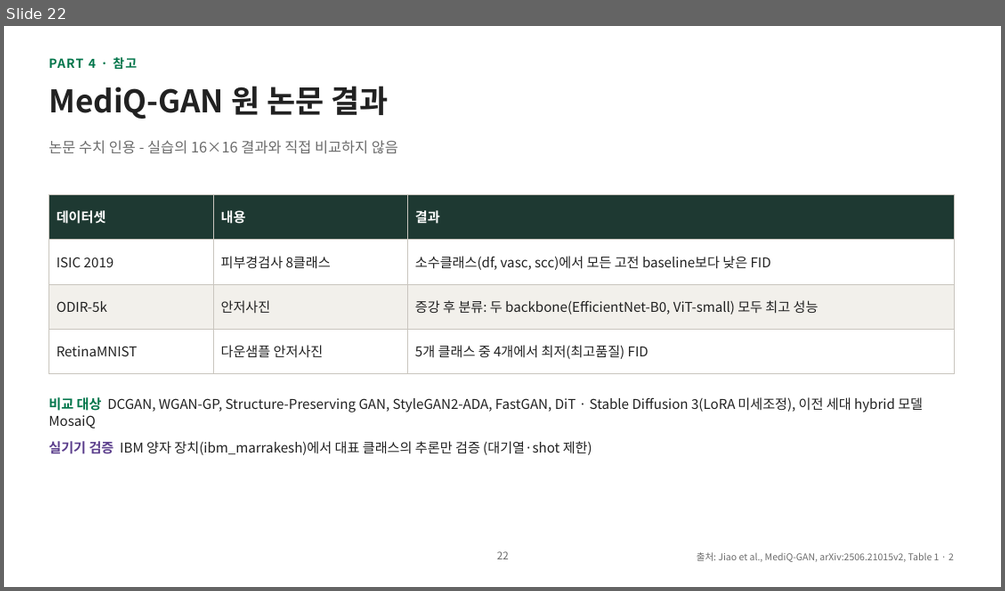
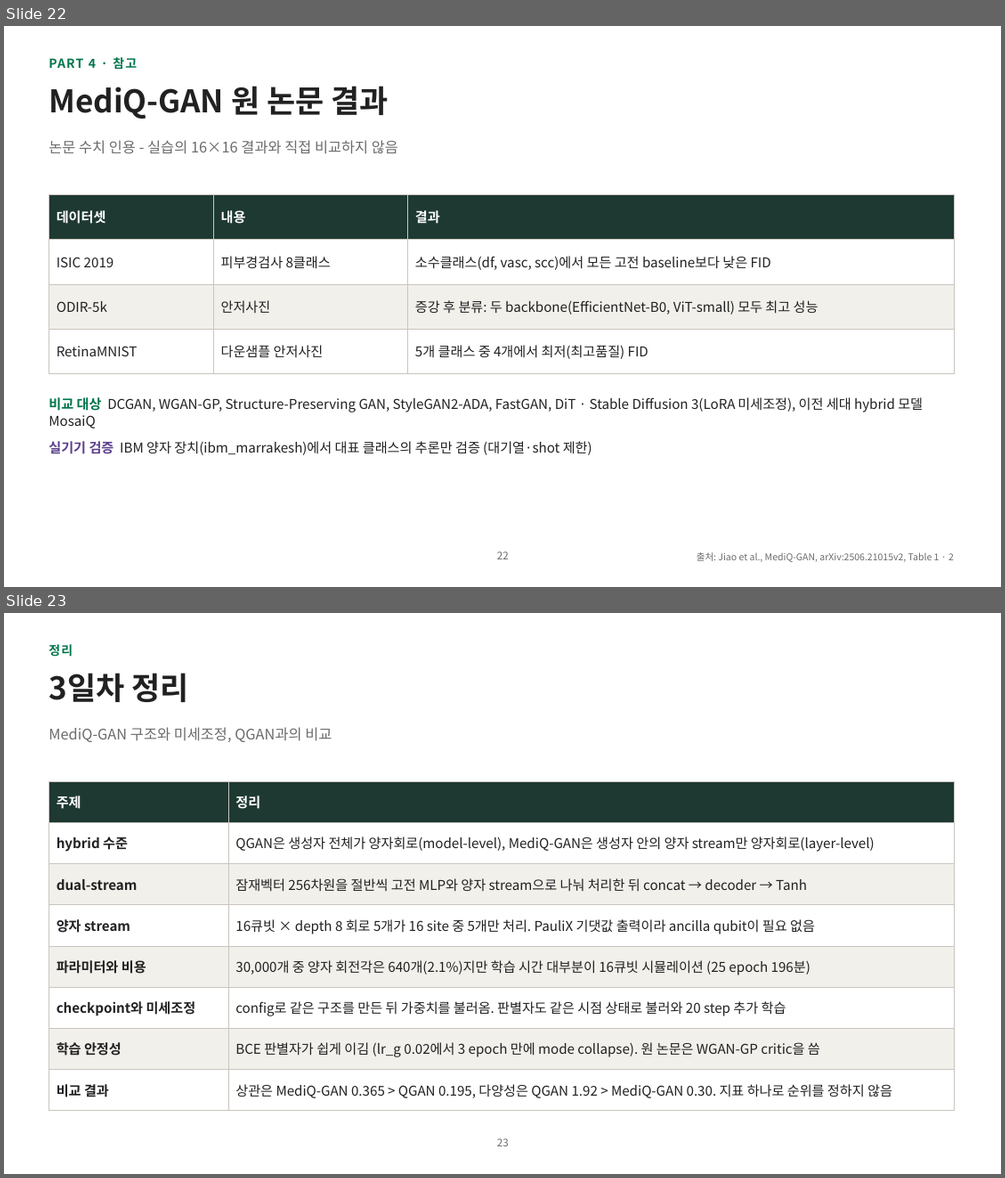
Before and after one commit to hyunhp/skin_disease_qml, a slide deck: practice/day3_slides/day3_practice_slides.pptx. Shown one above the other, each under a label of ours: slide 22 before the commit, slides 22 and 23 after it. The pictures are 1005x591 and 1005x1178 pixels, drawn with LibreOffice and Linux fonts; fonts in the diff are those of the drawing. Boxes give left, top, right and bottom in pixels: in the first picture for what was removed or moved away, otherwise in the second. Text is boxed around its words. In the diff, an @@ line names an element or a change of style, - is before the commit and + after.

```diff
--- a/practice/day3_slides/day3_practice_slides.pptx
+++ b/practice/day3_slides/day3_practice_slides.pptx
@@ slide 23 added at [4, 613, 1001, 1174], background #FFFFFF @@
@@ text added at [48, 644, 73, 657], 12 pt, text #00754A, bold @@
+정리
@@ title added at [48, 673, 188, 702], 30 pt, text #212121, bold @@
+3일차 정리
@@ text added at [48, 727, 332, 742], 14 pt, text #6B6B6B @@
+MediQ-GAN 구조와 미세조정, QGAN과의 비교
@@ table added at [48, 781, 954, 1102], 8 rows, 2 columns @@
+주제 | 정리
+hybrid 수준 | QGAN은 생성자 전체가 양자회로(model-level), MediQ-GAN은 생성자 안의 양자 stream만 양자회로(layer-level)
+dual-stream | 잠재벡터 256차원을 절반씩 고전 MLP와 양자 stream으로 나눠 처리한 뒤 concat → decoder → Tanh
+양자 stream | 16큐빗 × depth 8 회로 5개가 16 site 중 5개만 처리. PauliX 기댓값 출력이라 ancilla qubit이 필요 없음
+파라미터와 비용 | 30,000개 중 양자 회전각은 640개(2.1%)지만 학습 시간 대부분이 16큐빗 시뮬레이션 (25 epoch 196분)
+checkpoint와 미세조정 | config로 같은 구조를 만든 뒤 가중치를 불러옴. 판별자도 같은 시점 상태로 불러와 20 step 추가 학습
+학습 안정성 | BCE 판별자가 쉽게 이김 (lr_g 0.02에서 3 epoch 만에 mode collapse). 원 논문은 WGAN-GP critic을 씀
+비교 결과 | 상관은 MediQ-GAN 0.365 > QGAN 0.195, 다양성은 QGAN 1.92 > MediQ-GAN 0.30. 지표 하나로 순위를 정하지 않음
@@ page number added at [497, 1138, 509, 1146], 10 pt, text #6B6B6B @@
+23
```
Also in this commit, not shown: 7 slides changed, 2 slides removed, 10 other files.
